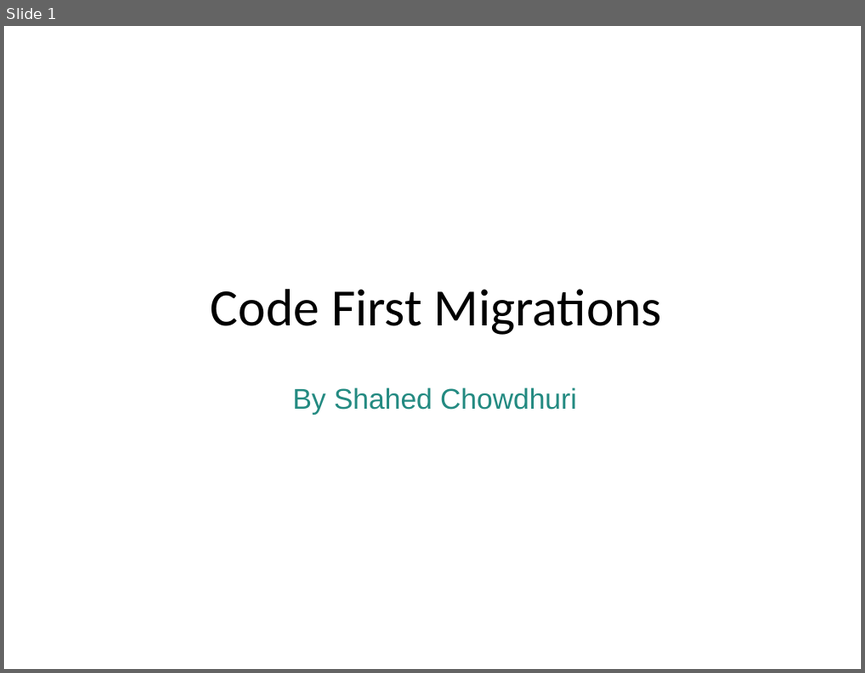
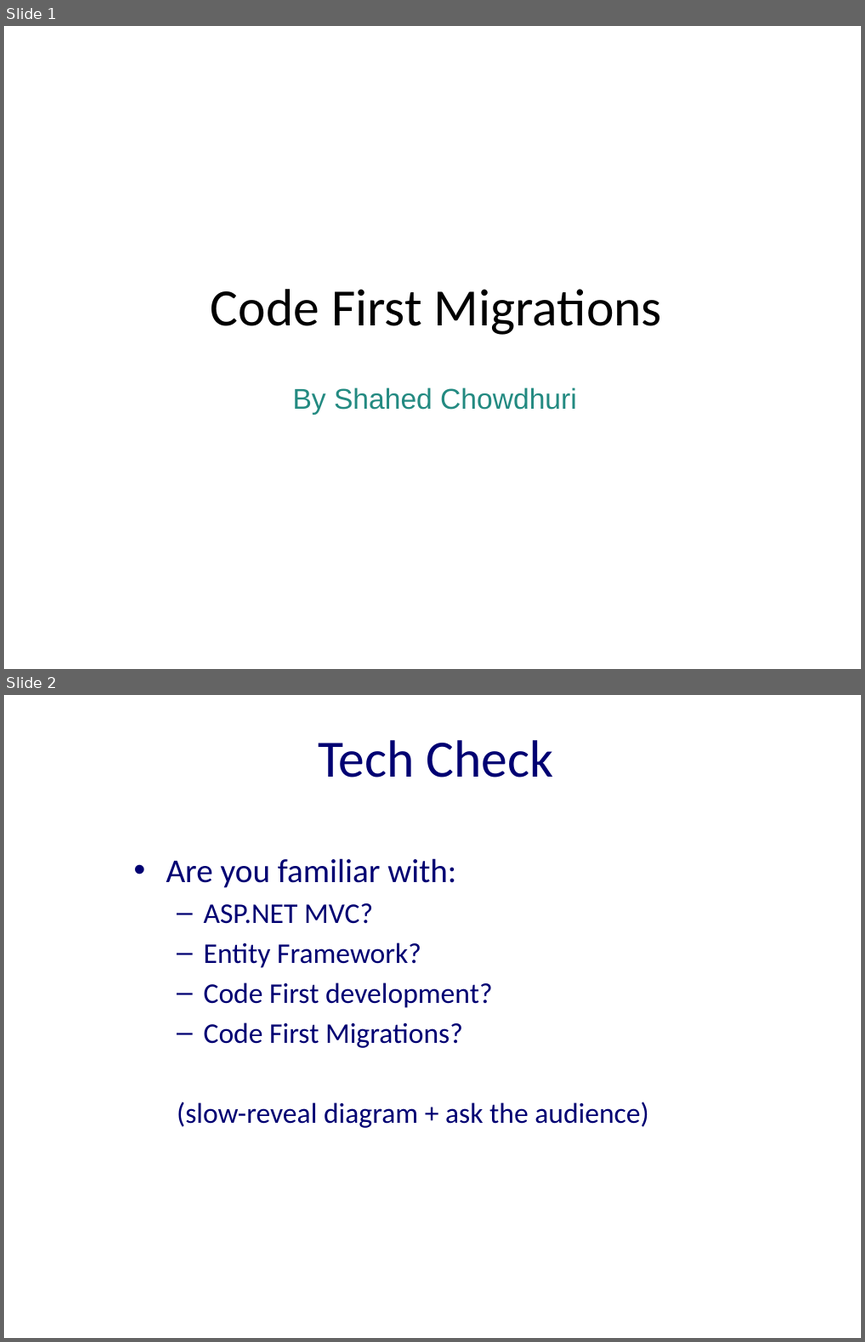
Before and after one commit to excellalabs/ExcellaLean, a slide deck: _presentations/CodeFirstMigrations.pptx. Shown one above the other, each under a label of ours: slide 1 before the commit, slides 1 and 2 after it. The pictures are 865x673 and 865x1342 pixels, drawn with LibreOffice and Linux fonts; fonts in the diff are those of the drawing; background and template pictures are left out. Boxes give left, top, right and bottom in pixels: in the first picture for what was removed or moved away, otherwise in the second. Text is boxed around its words. In the diff, an @@ line names an element or a change of style, - is before the commit and + after.

```diff
--- a/_presentations/CodeFirstMigrations.pptx
+++ b/_presentations/CodeFirstMigrations.pptx
@@ slide 2 added at bbox=[4, 695, 861, 1338], background #FFFFFF @@
@@ title added at bbox=[318, 740, 554, 777], 44 pt, text #000072 @@
+Tech Check
@@ text added at bbox=[166, 858, 648, 1128], 24 pt, text #000072 @@
+• Are you familiar with:
+  – ASP.NET MVC?
+  – Entity Framework?
+  – Code First development?
+  – Code First Migrations?
+  (slow-reveal diagram + ask the audience)
```
Also in this commit, not shown: 1 slide changed, 11 other slides added, 2 slides removed.
